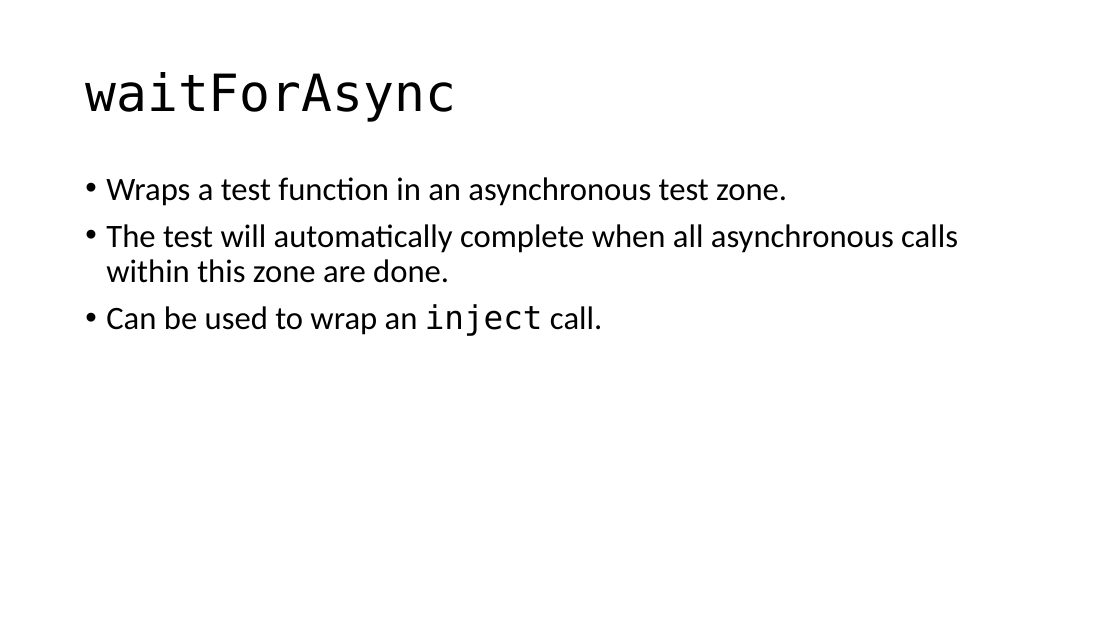
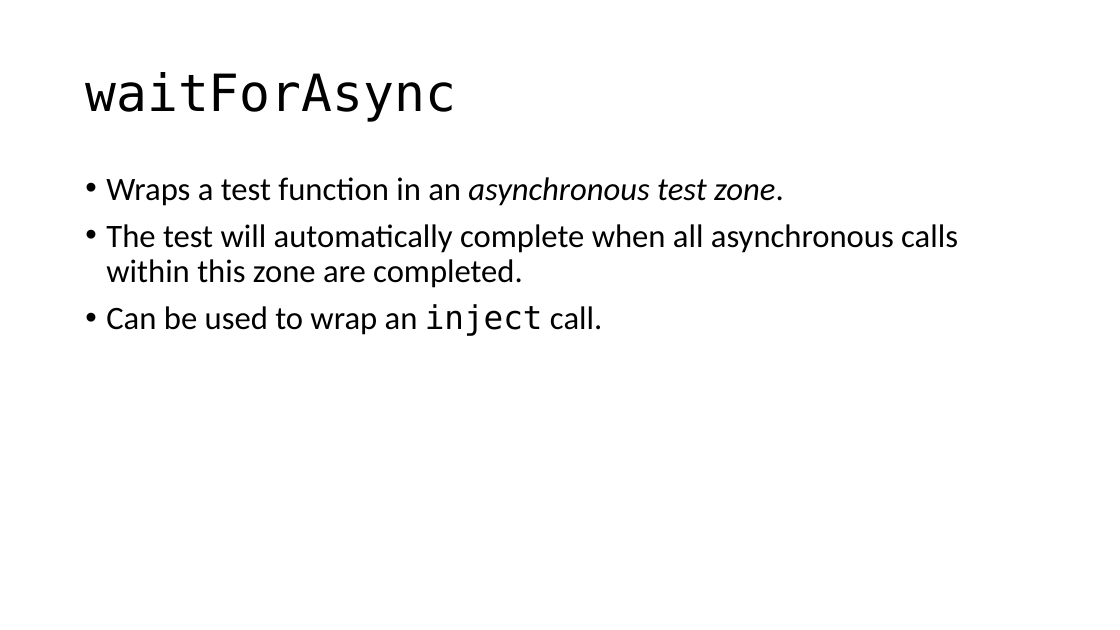
Before and after one commit to cebartling/test-driven, a slide deck: slide 5 of presentations/Introduction to Angular Unit Testing.pptx. Drawn at 1120x630 pixels with LibreOffice and Linux fonts; fonts in the diff are those of the drawing. Boxes give left, top, right and bottom in pixels: in the first picture for what was removed or moved away, otherwise in the second. Text is boxed around its words. In the diff, an @@ line names an element or a change of style, - is before the commit and + after.

```diff
--- a/presentations/Introduction to Angular Unit Testing.pptx
+++ b/presentations/Introduction to Angular Unit Testing.pptx
@@ text at box(106, 177, 784, 206): italic on in "asynchronous test zone." @@
@@ text at box(106, 224, 958, 288): text changed @@
-• The test will automatically complete when all asynchronous calls within this zone are done.
+• The test will automatically complete when all asynchronous calls within this zone are completed.
```
Also in this commit, not shown: 11 other slides changed, 4 slides removed.
